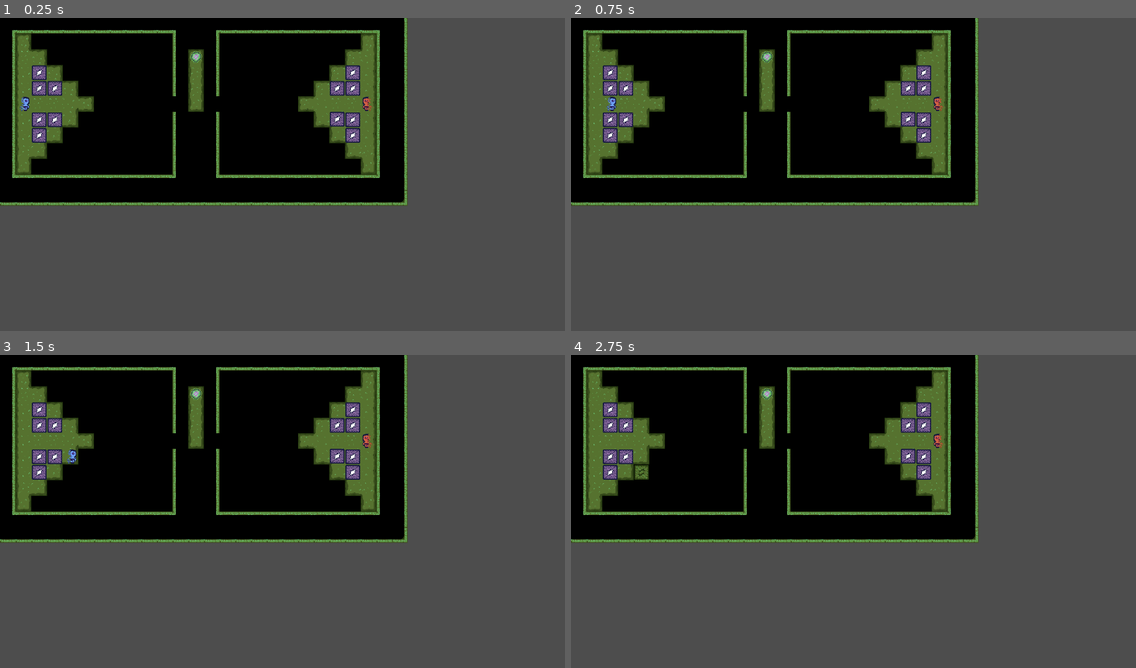
Above: before the commit, frames 1-4 (two rows, left to right).
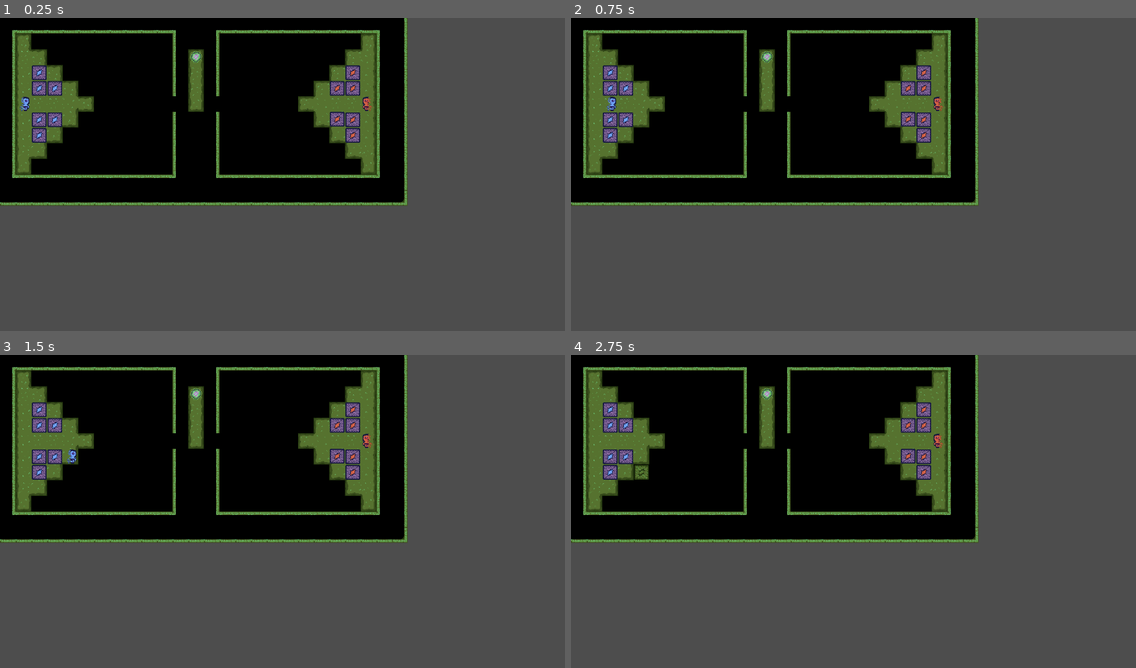
Above: after the commit, the same moments.

Repository: whitsettbe/kcol-f26-gamedevproj-cb
Game: Godot game, scene res://levels/Bog/30 - Leroy.tscn
Same seed, same stepped clock (60 frames per second), same inputs: the game is played once before the commit and once after it. This scene is started directly instead of the project's main scene.
Inputs:
- Up to frame 1 (0.25 s): no input
- Up to frame 2 (0.75 s): tap Enter at 0.5 s; hold D (L_right) from 0.53 s (still down); tap Shift (undo) at 0.6 s
- Up to frame 3 (1.5 s): release D (L_right) at 1.28 s; hold S (L_down) from 1.28 s (still down); tap Shift (undo) at 1.35 s
- Up to frame 4 (2.75 s): release S (L_down) at 2.03 s; hold D (L_right) from 2.03 s (still down); tap Shift (undo) at 2.1 s

The runs differ from the first frame. In frame 1, 0.1% of the frame differs, in the area x 6-63%, y 16-39%; in frame 2, 0.1%; in frame 3, 0.1%; in frame 4, 0.1%.

Commit message:
Colorize blocks in "Leroy"

Diff:
--- a/TornAsunder/levels/Bog/30 - Leroy.tscn
+++ b/TornAsunder/levels/Bog/30 - Leroy.tscn
@@ -46,36 +46,48 @@
 
 [node name="L1" parent="." unique_id=836560764 instance=ExtResource("4_06458")]
 position = Vector2(80, 112)
+blockColor = 1
 
 [node name="L2" parent="." unique_id=1190182698 instance=ExtResource("4_06458")]
 position = Vector2(80, 144)
+blockColor = 1
 
 [node name="L3" parent="." unique_id=399307698 instance=ExtResource("4_06458")]
 position = Vector2(112, 144)
+blockColor = 1
 
 [node name="L4" parent="." unique_id=514230672 instance=ExtResource("4_06458")]
 position = Vector2(80, 240)
+blockColor = 1
 
 [node name="L5" parent="." unique_id=681143106 instance=ExtResource("4_06458")]
 position = Vector2(80, 208)
+blockColor = 1
 
 [node name="L6" parent="." unique_id=535843978 instance=ExtResource("4_06458")]
 position = Vector2(112, 208)
+blockColor = 1
 
 [node name="R1" parent="." unique_id=1446702333 instance=ExtResource("4_06458")]
 position = Vector2(720, 112)
+blockColor = 2
 
 [node name="R2" parent="." unique_id=1894335160 instance=ExtResource("4_06458")]
 position = Vector2(720, 144)
+blockColor = 2
 
 [node name="R3" parent="." unique_id=180317860 instance=ExtResource("4_06458")]
 position = Vector2(688, 144)
+blockColor = 2
 
 [node name="R4" parent="." unique_id=1876104893 instance=ExtResource("4_06458")]
 position = Vector2(720, 240)
+blockColor = 2
 
 [node name="R5" parent="." unique_id=1377909507 instance=ExtResource("4_06458")]
 position = Vector2(720, 208)
+blockColor = 2
 
 [node name="R6" parent="." unique_id=709860013 instance=ExtResource("4_06458")]
 position = Vector2(688, 207)
+blockColor = 2
